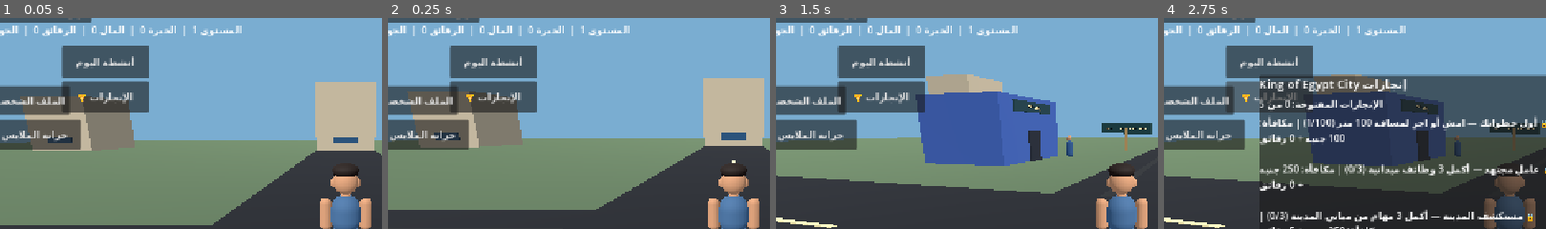
Above: before the commit, frames 1-4 (left to right).
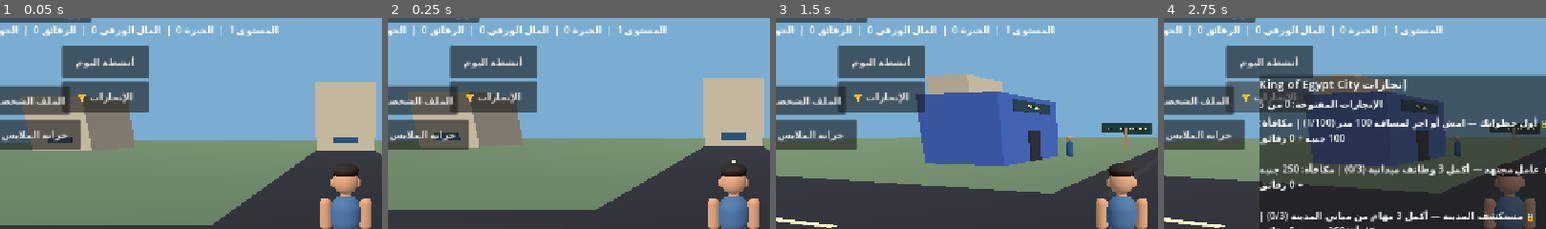
Above: after the commit, the same moments.

Repository: gamalalaraby1988-dotcom/King-Egypt-
Game: Godot game, scene res://scenes/main.tscn
Same seed, same stepped clock (60 frames per second), same inputs: the game is played once before the commit and once after it.
Inputs (mouse positions are % of the whole screen's width and height, from its top left):
- Up to frame 1 (0.05 s): no input
- Up to frame 2 (0.25 s): no input
- Up to frame 3 (1.5 s): tap Enter at 0.5 s; move the mouse to (72, 44) at 0.52 s; hold D (move_right) 0.53-1.25 s; hold Shift (sprint) 0.53-1.25 s; click (72, 44) at 0.67 s; drag from (30, 54) to (45, 69) at 1.27 s
- Up to frame 4 (2.75 s): click "الإنجازات 🏆" at 2 s
The pictures show only the part of the screen within x 5-55%, y 9-59%; the shares and areas given below are measured in that part.

The runs differ from the first frame. In frame 1, 1.0% of the frame differs, in the area x 27-73%, y 3-9%; in frame 2, 1.0%; in frame 3, 1.0%; in frame 4, 1.0%.

Commit message:
Use approved cash currency label in HUD

Diff:
--- a/scripts/mission_manager.gd
+++ b/scripts/mission_manager.gd
@@ -615,7 +615,7 @@
 		interact()
 	_key_was_down = interaction_key_down
 
-	stats_label.text = "المستوى %d  |  الخبرة %d  |  المال %d  |  الرقائق %d  |  الجواهر %d" % [player_level, xp, money, chips, gems]
+	stats_label.text = "المستوى %d  |  الخبرة %d  |  المال الورقي %d  |  الرقائق %d  |  الجواهر %d" % [player_level, xp, money, chips, gems]
 	if job_running:
 		var job_distance := Vector2(player.global_position.x, player.global_position.z).distance_to(Vector2(active_job_target.x, active_job_target.z))
 		status_label.text = "الوظيفة: توجّه إلى نقطة العمل. المتبقي: %.1f متر" % job_distance
@@ -804,7 +804,7 @@
 		player.end_animal_ride()
 		status_label.text = "تعذر حفظ أجرة الركوب؛ لم يتم خصم المال. حاول مرة أخرى."
 		return
-	stats_label.text = "المستوى %d  |  الخبرة %d  |  المال %d  |  الرقائق %d  |  الجواهر %d" % [player_level, xp, money, chips, gems]
+	stats_label.text = "المستوى %d  |  الخبرة %d  |  المال الورقي %d  |  الرقائق %d  |  الجواهر %d" % [player_level, xp, money, chips, gems]
 	status_label.text = "دفعت %d جنيه وبدأت ركوب %s. اضغط زر تفاعل للنزول." % [price, animal_name]
 	description_label.text = "يمكنك التجول بالحيوان في المخيم والمدينة."
 	reward_label.text = "تم خصم أجرة الركوب من رصيدك."
